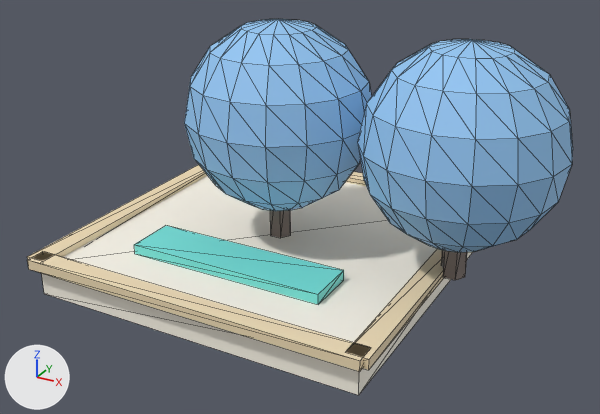
An edit to the glTF model public/models/city.park.glb, drawn before and after from the same camera.
Camera for both pictures: a 50 mm camera at (2.32, -3.97, 2.39) aimed at (0.23, -0.17, 0.49). The axes (+X, +Y, +Z) are drawn at lower left. The lights are the same throughout. The older version comes first. Mesh edges are drawn as thin lines.

Names of what the first picture shows: 'city.park'.
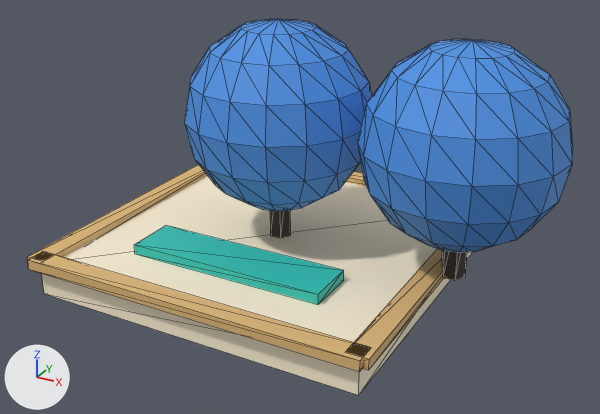
The change, as a list of edits to the scene's bpy script:
```text
Change mat_ringbase:
    mat_ringbase.base_color: (1.0, 0.953, 0.839) -> (1.0, 0.896, 0.672)  # white #fffaec -> beige #fff3d6
Change mat_ringedge:
    mat_ringedge.base_color: (0.878, 0.722, 0.471) -> (0.745, 0.479, 0.188)  # beige #f1ddb7 -> beige #e0b878
Change mat_uitext:
    mat_uitext.base_color: (0.227, 0.184, 0.165) -> (0.0423, 0.0284, 0.0232)  # grey #837771 -> brown #3a2f2a
Change mat_groupblue:
    mat_groupblue.base_color: (0.29, 0.565, 0.886) -> (0.0685, 0.279, 0.761)  # blue #93c6f2 -> blue #4a90e2
Change mat_accentcool:
    mat_accentcool.base_color: (0.18, 0.769, 0.714) -> (0.0273, 0.552, 0.468)  # cyan #76e3dc -> cyan #2ec4b6
```

Changed parts and their boxes [x1, y1, x2, y2] in the pictures (600 x 414 px):
'city.park', recoloured
    both: [27, 19, 573, 395]
